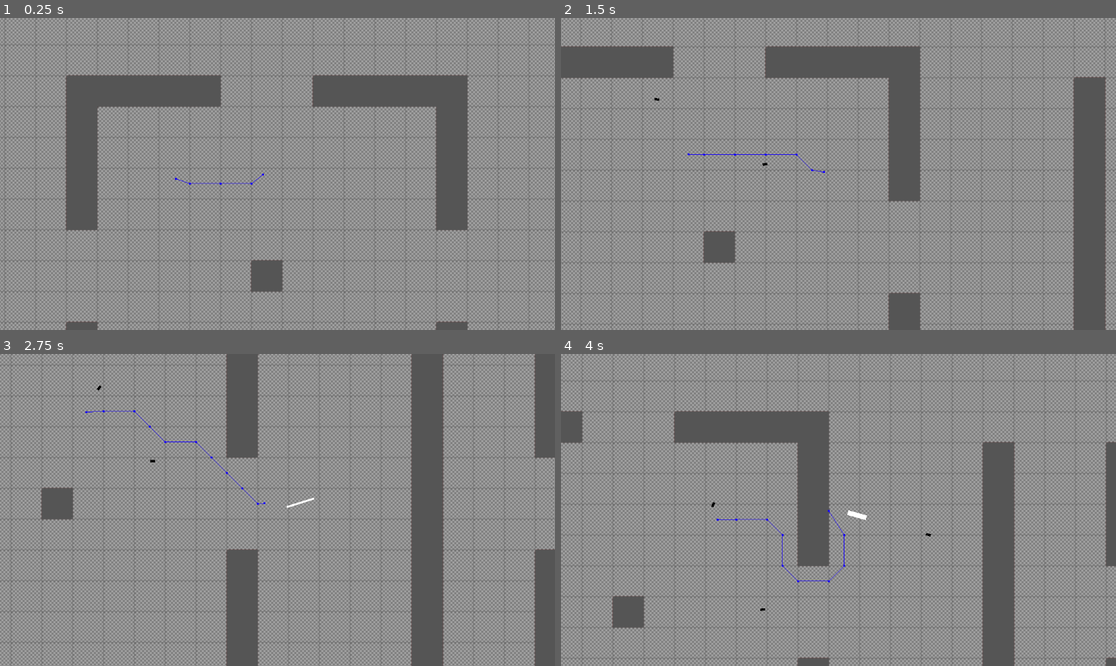
Above: before the commit, frames 1-4 (two rows, left to right).
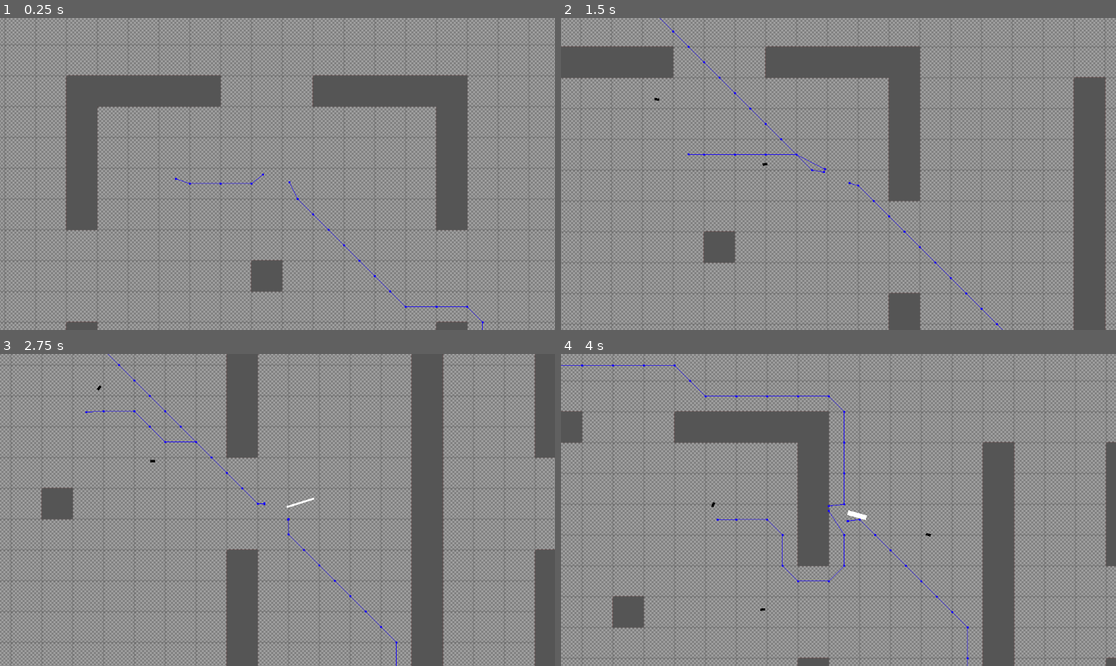
Above: after the commit, the same moments.

Repository: ainz88988/grupp-project-spel
Game: Godot game, scene res://scenes/main scene.tscn
Two runs of this game, one before a commit and one after it. Both use one fixed random seed, a clock stepped at 60 frames per second and the inputs below.
Inputs (mouse positions are in pixels of both pictures, inside the frame that each line leads up to):
- Up to frame 1 (0.25 s): no input
- Up to frame 2 (1.5 s): tap Enter at 0.5 s; move the mouse to (960, 158) at 0.52 s; press the mouse at (960, 158) at 0.53 s; hold D (right) 0.53-1.28 s; move the mouse to (727, 189) at 1.27 s; release the mouse at (727, 189) at 1.28 s; hold S (down) from 1.28 s (still down); click (727, 189) at 1.35 s
- Up to frame 3 (2.75 s): move the mouse to (333, 441) at 2.02 s; release S (down) at 2.03 s; press the mouse at (333, 441) at 2.03 s; hold D (right) from 2.03 s (still down); tap Mouse wheel down (scroll_down) at 2.1 s
- Up to frame 4 (4 s): move the mouse to (810, 572) at 2.77 s; release D (right) at 2.78 s; release the mouse at (810, 572) at 2.78 s; hold W (up) 2.78-3.53 s; tap Mouse wheel up (scroll_up) at 2.85 s; click (810, 572) at 3.05 s; move the mouse to (1005, 556) at 3.52 s; hold A (left) from 3.53 s (still down); hold Shift (sprint) from 3.53 s (still down); click (1005, 556) at 3.8 s

The runs differ from the first frame. In frame 1, 0.1% of the frame differs, in the area x 51-88%, y 52-100%; in frame 2, 0.2%; in frame 3, 0.2%; in frame 4, 0.3%, in the area x 0-74%, y 3-100%.

Commit message:
Spawning

Diff:
--- /dev/null
+++ b/Game_Over.tscn
@@ -0,0 +1,23 @@
+[gd_scene load_steps=2 format=3 uid="uid://cx6grx3ou0a1p"]
+
+[ext_resource type="Script" path="res://game_over.gd" id="1_ga4v6"]
+
+[node name="Game_Over" type="Node2D"]
+script = ExtResource("1_ga4v6")
+
+[node name="Restart" type="Button" parent="."]
+offset_left = 541.0
+offset_top = 227.0
+offset_right = 606.0
+offset_bottom = 258.0
+text = "Restart"
+
+[node name="Quit" type="Button" parent="."]
+offset_left = 557.0
+offset_top = 385.0
+offset_right = 599.0
+offset_bottom = 416.0
+text = "Quit"
+
+[connection signal="pressed" from="Restart" to="." method="_on_restart_pressed"]
+[connection signal="pressed" from="Quit" to="." method="_on_quit_pressed"]
--- /dev/null
+++ b/game_over.gd
@@ -0,0 +1,21 @@
+#Game Over script
+
+extends Node2D
+
+
+# Called when the node enters the scene tree for the first time.
+func _ready() -> void:
+	pass # Replace with function body.
+
+
+# Called every frame. 'delta' is the elapsed time since the previous frame.
+func _process(delta: float) -> void:
+	pass
+
+
+func _on_restart_pressed() -> void:
+	get_tree().change_scene_to_file("res://scenes/main scene.tscn")
+
+
+func _on_quit_pressed() -> void:
+	get_tree().quit()
--- a/scenes/Zombie.tscn
+++ b/scenes/Zombie.tscn
@@ -6,6 +6,8 @@
 [sub_resource type="CircleShape2D" id="CircleShape2D_hyl18"]
 
 [node name="Zombie" type="CharacterBody2D"]
+collision_layer = 8
+collision_mask = 3
 script = ExtResource("1_4wujx")
 
 [node name="CollisionShape2D" type="CollisionShape2D" parent="."]
@@ -18,5 +20,4 @@
 debug_use_custom = true
 debug_path_custom_color = Color(0.0802739, 0, 0.990345, 1)
 
-[connection signal="navigation_finished" from="NavigationAgent2D" to="." method="_on_navigation_agent_2d_navigation_finished"]
 [connection signal="velocity_computed" from="NavigationAgent2D" to="." method="_on_navigation_agent_2d_velocity_computed"]
--- a/scenes/bullet.tscn
+++ b/scenes/bullet.tscn
@@ -8,7 +8,7 @@
 [node name="Bullet" type="CharacterBody2D"]
 z_index = 1
 collision_layer = 2
-collision_mask = 4
+collision_mask = 12
 script = ExtResource("1_lj4fx")
 
 [node name="CollisionShape2D" type="CollisionShape2D" parent="."]
--- a/scenes/main scene.tscn
+++ b/scenes/main scene.tscn
@@ -79,7 +79,8 @@
 
 [node name="Player" parent="." instance=ExtResource("1_ivcpx")]
 position = Vector2(2294, 1100)
-collision_mask = 12
+collision_mask = 4
+zombie_path = NodePath("../Zombie")
 
 [node name="Ground" type="TileMapLayer" parent="."]
 scale = Vector2(4, 4)
@@ -94,7 +95,6 @@
 [node name="Zombie" parent="." instance=ExtResource("5_fq75s")]
 z_index = 3
 position = Vector2(2063, 1103)
-collision_layer = 8
-collision_mask = 5
+collision_mask = 4
 main_path = NodePath("..")
 player_path = NodePath("../Player")
--- a/scripts/Player.gd
+++ b/scripts/Player.gd
@@ -1,9 +1,19 @@
+#Player script
+
 extends CharacterBody2D
 
-@export var bullet_scene : PackedScene = preload("res://scenes/bullet.tscn")
+@export var bullet_scene : PackedScene = preload("res://scenes/Bullet.tscn")
 @onready var collision_shape_2D = $CollisionShape2D
 var shape
 var radius
+@onready var camera = $Camera2D
+var camera_top_left
+var camera_bottom_right
+var camera_area
+
+var zombie
+@export var zombie_path = NodePath("Zombie")
+
 
 @export var health = 100
 @export var walk_speed = 300
@@ -17,10 +27,6 @@
 var barrel_length = 40
 var cooldown = false
 var spread_sum = 0
-
-var grabbed = false
-var time_to_nibbling = 0
-var active_timer = 0
 
 var arsenal = {
 	"Sword": {
@@ -61,14 +67,17 @@
 var sword_offset = arsenal["Sword"]["sweep_range"] / 2.0
 
 func _ready():
+	zombie = get_node(zombie_path)
+	zombie.player_exists = true
+
 	shape = collision_shape_2D.shape
 	radius = shape.radius
 
 	barrel.visible = !barrel.visible
 	sword.visible = !sword.visible
-	pass
 
 func _physics_process(delta):
+	get_camera_corners()
 	var direction = Vector2(Input.get_axis("left", "right"), Input.get_axis("up", "down")).normalized()
 	if !Input.is_action_pressed("sprint"):
 		velocity = direction * walk_speed
@@ -89,14 +98,6 @@
 		sword.rotation = barrel.rotation + swing_start_angle
 	else:
 		swing(delta, last_barrel_rotation)
-
-	if grabbed:
-		active_timer += delta
-		if active_timer >= time_to_nibbling:
-			take_damage(10)
-			print("Ouch!")
-	else:
-		active_timer = 0.0
 
 	if Input.is_action_just_pressed("scroll_up"):
 		var current_index = arsenal_keys.find(selected_weapon)
@@ -161,17 +162,18 @@
 
 func shoot():
 	print(selected_weapon + " fired!")
+	print(global_position)
 	var damage = arsenal[selected_weapon]["bullet_damage"]
 	var bullets_per_shot = arsenal[selected_weapon]["bullets_per_shot"]
 	var bullet_type = arsenal[selected_weapon]["bullet_type"]
 	for i in range(bullets_per_shot):
 		var spread = randf_range(-deg_to_rad(arsenal[selected_weapon]["spread"]), deg_to_rad(arsenal[selected_weapon]["spread"]))
-		var bullet = bullet_scene.instantiate()
-		bullet.bullet_type = bullet_type
-		bullet.global_position = barrel.global_position + barrel_length * direction_to_mouse
-		bullet.rotation = barrel.rotation + spread
-		bullet.damage = damage
-		get_tree().root.add_child(bullet)
+		var bullet_instance = bullet_scene.instantiate()
+		bullet_instance.bullet_type = bullet_type
+		bullet_instance.global_position = barrel.global_position + barrel_length * direction_to_mouse
+		bullet_instance.rotation = barrel.rotation + spread
+		bullet_instance.damage = damage
+		get_tree().root.add_child(bullet_instance)
 	print("\t" + "[Bullet type: " + arsenal[selected_weapon]["bullet_type"] + "]")
 	#print("\t" + "[Shot spread (degrees): " + str(rad_to_deg(spread)) + "]")
 	#spread_sum += spread
@@ -181,5 +183,19 @@
 
 func take_damage(damage : float):
 	health -= damage
+	print(health)
 	if health <= 0:
-		queue_free()
+		if is_instance_valid(zombie):
+			zombie.player_exists = false
+		print("Game_Over")
+		get_tree().change_scene_to_file("res://Game_Over.tscn")
+
+
+func get_camera_corners():
+	var viewport_size = get_viewport().get_visible_rect().size
+	var zoom = camera.zoom
+	var half_size = (viewport_size * zoom) / 2
+
+	camera_top_left = global_position - half_size
+	camera_bottom_right = global_position + half_size
+	camera_area = Rect2(camera_top_left, camera_bottom_right - camera_top_left)
--- a/scripts/Zombie.gd
+++ b/scripts/Zombie.gd
@@ -1,4 +1,7 @@
+#Zombie script
+
 extends CharacterBody2D
+class_name Zombie
 
 @onready var navigation_agent_2D : NavigationAgent2D = $NavigationAgent2D
 @onready var collision_shape_2D = $CollisionShape2D
@@ -8,6 +11,7 @@
 
 var main_scene
 var player
+var player_exists = true
 var health = 20
 @export var healths = [20, 40, 60]
 var speed = 100
@@ -18,21 +22,16 @@
 var direction
 var shape
 
+var nomnoming = false
+
 func _ready():
 	shape = collision_shape_2D.shape
-
-	#navigation_agent_2D.agent_radius = shape.radius
-
-	#for y in range(0, 41):
-	#	matrix.append([])
-	#	for x in range(0, 71):
-	#		matrix[y].append(x)
-	#main_scene = get_node()
 	player = get_node(player_path)
 	main_scene = get_node(main_path)
 
 func _physics_process(delta):
-	if player:
+	#print("My layer: " + str(self.collision_layer))
+	if player_exists:
 		var current_position = global_position
 		navigation_agent_2D.target_position = get_adjusted_target_position(current_position, player.global_position, shape.radius, player.radius)
 		var next_path_position = navigation_agent_2D.get_next_path_position()
@@ -45,19 +44,28 @@
 		else:
 			_on_navigation_agent_2d_velocity_computed(new_velocity)
 
+		var distance_to_player = pow(pow(abs(global_position.x - player.global_position.x), 2) + pow(abs(global_position.y - player.global_position.y), 2), 0.5)
+		var nomnom_distance = shape.radius + player.radius + 1
 
-		#direction = (player.global_position - global_position).normalized()
-		#velocity = direction * speed
+
+		if distance_to_player <= nomnom_distance and nomnoming == false:
+			nomnoming = true
+			player.take_damage(10)
+			if get_tree():
+				await get_tree().create_timer(0.1).timeout
+			nomnoming = false
+
 		move_and_slide()
 
 func get_adjusted_target_position(agent_position: Vector2, target_position: Vector2, agent_radius: float, player_radius : float) -> Vector2:
-	var direction = (target_position - agent_position).normalized()
+	direction = (target_position - agent_position).normalized()
 	return target_position - direction * (agent_radius + player_radius)
 
 
 func _on_navigation_agent_2d_velocity_computed(safe_velocity: Vector2) -> void:
 	velocity = safe_velocity
 
-
-func _on_navigation_agent_2d_navigation_finished() -> void:
-	pass # Replace with function body.
+func take_damage(damage: float):
+	health -= damage
+	if health <= 0:
+		queue_free()
--- a/scripts/bullet.gd
+++ b/scripts/bullet.gd
@@ -1,3 +1,5 @@
+#Bullet script
+
 extends CharacterBody2D
 
 var bullet_type = "9mm"
@@ -22,9 +24,18 @@
 	elif bullet_type == "buckshot":
 		var collision = move_and_collide(velocity * delta)
 		if collision:
-			queue_free()
+			handle_collision(collision)
 
 func handle_collision(collision):
-	velocity = velocity.bounce(collision.get_normal())
-	bounce_count += 1
-	rotation = velocity.angle()
+	var collider = collision.get_collider()
+	if str(collision.get_collider())[0] == "W":
+		if bullet_type == "9mm":
+			velocity = velocity.bounce(collision.get_normal())
+			bounce_count += 1
+			rotation = velocity.angle()
+		elif bullet_type == "buckshot":
+			queue_free()
+	elif collider is Zombie:
+		if collider.has_method("take_damage"):
+			collider.take_damage(100)
+		queue_free()
--- a/scripts/main_scene.gd
+++ b/scripts/main_scene.gd
@@ -1,12 +1,48 @@
 extends Node2D
 
 @export var zombie_scene : PackedScene = preload("res://scenes/Zombie.tscn")
+@export var zombie_limit = 10
 
-# Called when the node enters the scene tree for the first time.
+@onready var player = $Player
+var camera_area
+
+var spawn_cooldown = false
+var spawn_cooldown_time = 1
+
 func _ready() -> void:
-	pass # Replace with function body.
+	pass
+
+func _process(delta: float) -> void:
+	spawn_zombies()
 
 
-# Called every frame. 'delta' is the elapsed time since the previous frame.
-func _process(delta: float) -> void:
-	pass
+func spawn_zombies():
+	if not spawn_cooldown:
+		if get_tree().get_nodes_in_group("Zombies").size() < zombie_limit:
+			var zombie_instance = zombie_scene.instantiate()
+			zombie_instance.add_to_group("Zombies")
+			camera_area = player.camera_area
+
+			var spawn_locations_reference = [
+				Vector2(930, 610),
+				Vector2(930, 2015),
+				Vector2(3615, 610),
+				Vector2(3615, 2015)
+			]
+
+			var spawn_locations = []
+			for location in spawn_locations_reference:
+				if not camera_area.has_point(location):
+					spawn_locations.append(location)
+
+			if spawn_locations.size() > 0:
+				var random_index = randi_range(0, spawn_locations.size() - 1)
+				zombie_instance.global_position = spawn_locations[random_index]
+				add_child(zombie_instance)
+				zombie_instance.player = player
+			else:
+				print("No valid spawn locations found.")
+
+			spawn_cooldown = true
+			await get_tree().create_timer(spawn_cooldown_time).timeout
+			spawn_cooldown = false
Not shown: 1 places in scenes/main scene.tscn that only renumber resources
